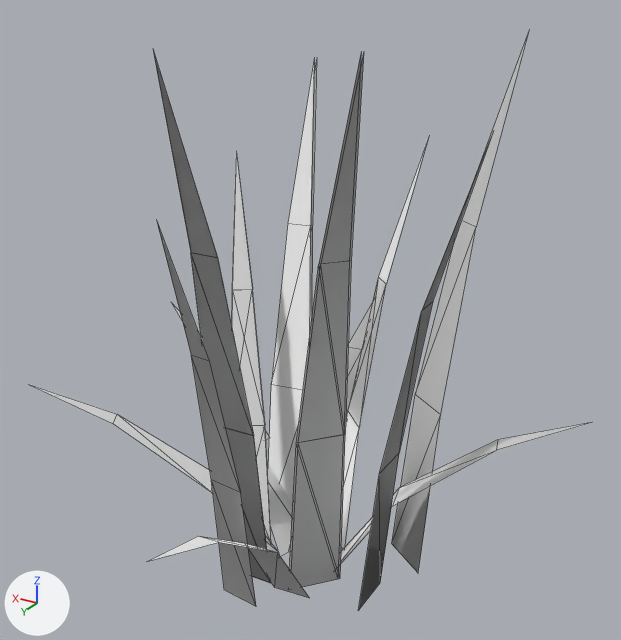
Before and after pictures for a commit that changed the OBJ model astro/3d_models/tall_grass/grass.obj.
Both versions are drawn from a camera (50 mm lens) standing at (-0.684, 1.124, 1.028) and looking at (0.002, -0.019, 0.457). Arrows for +X, +Y and +Z are at lower left; the lights stay in place. The older version comes first. Mesh edges are drawn as thin lines. Where no turn or scale is listed for an object, it has been applied to the vertices. Vertices at exactly the same position are counted once.

Names of what the first picture shows: 'Tall_Grass_Plane.003'.
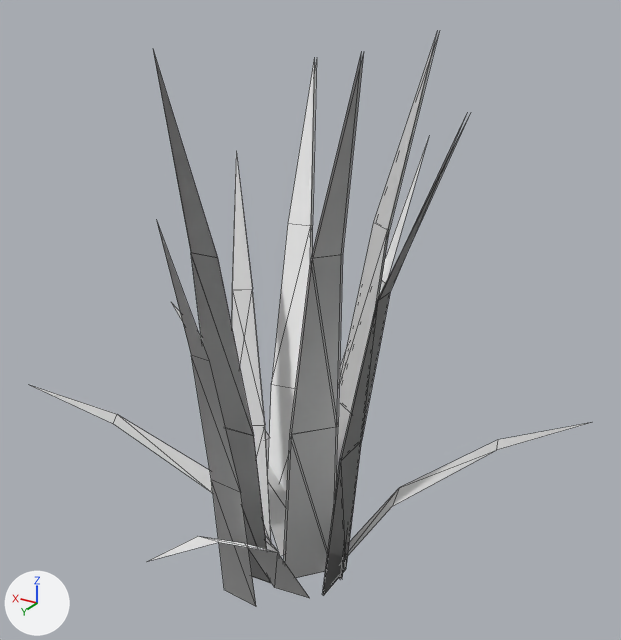
Commit message: astro: tall grass updates

Location of each change, [x1, y1, x2, y2] in pixels of the pictures (621 x 640 px; the box of a moved part takes in the faces that stretch with it):
'Tall_Grass_Plane.003', reshaped
    before: [33, 31, 592, 611]
    after: [33, 32, 592, 606]
part 1 of me_tall_grass_plane_003, moved or reshaped
    before: [392, 31, 529, 573]
    after: [341, 33, 439, 578]
part 2 of me_tall_grass_plane_003, added
    after: [336, 32, 437, 578]
part 3 of me_tall_grass_plane_003, rebuilt (7% wider)
    before: [358, 138, 491, 611]
    after: [323, 116, 466, 596]
part 4 of me_tall_grass_plane_003, cut back
    before: [290, 53, 364, 587]
    after: [284, 53, 467, 595]

What the commit changed:
me_tall_grass_plane_003 is used by ob_tall_grass_plane_003; location (0.0, 0.0, 0.0).
Verts and faces of me_tall_grass_plane_003; kept vertices keep their numbers, new ones are numbered from 119.
Before the commit, vertices of me_tall_grass_plane_003: 43 (-0.06, -0.019, -0.061) at pixel (338, 579), 44 (0.005, 0.056, -0.061) at pixel (288, 590), 45 (-0.112, 0.059, 0.605) at pixel (349, 261), 46 (-0.08, 0.007, 0.272) at pixel (343, 435), 47 (-0.025, 0.071, 0.272) at pixel (296, 443).
Before the commit, vertices of me_tall_grass_plane_003: 48 (-0.081, 0.096, 0.605) at pixel (318, 264), 78 (-0.061, -0.023, -0.061) at pixel (340, 578), 79 (0.003, 0.052, -0.061), 80 (-0.114, 0.056, 0.605) at pixel (351, 260), 81 (-0.081, 0.004, 0.272) at pixel (345, 434).
Before the commit, vertices of me_tall_grass_plane_003: 82 (-0.026, 0.068, 0.272) at pixel (298, 442), 83 (-0.083, 0.092, 0.605) at pixel (320, 264).
me_tall_grass_plane_003 had 119 vertices, 87 faces and spanned x -0.45..0.468, y -0.479..0.483, z -0.066..0.913.
me_tall_grass_plane_003 now has 133 vertices, 97 faces and spans x -0.45..0.468, y -0.479..0.483, z -0.066..0.913.
me_tall_grass_plane_003 part 1: the loose piece of 7 vertices spanning x -0.241..-0.099, y -0.291..-0.112, z -0.061..0.913 is moved by (0.116, 0.089, 0.0).
me_tall_grass_plane_003 part 2: the loose piece of 7 vertices spanning x -0.241..-0.099, y -0.291..-0.112, z -0.061..0.913 is copied, and the copy is moved by (0.118, 0.091, 0.0); it spans x -0.122..0.019, y -0.2..-0.02, z -0.061..0.913.
me_tall_grass_plane_003 part 3: the loose piece of 7 vertices spanning x -0.296..-0.135, y -0.044..0.044, z -0.054..0.806 is rebuilt with 7 vertices and now spans x -0.257..-0.062, y -0.045..0.042, z -0.054..0.826.
Part 4, on me_tall_grass_plane_003:
Vertices 43, 47, 48, 80, 83 move by (0.024, -0.017, 0.0).
Vertices 44, 79, 81, 82 move by (0.023, -0.017, 0.0).
Vertex 45 moves to (-0.089, 0.043, 0.605), pixel (340, 255).
Vertex 78 moves to (-0.038, -0.039, -0.061).
Vertex 46 moves to (-0.056, -0.009, 0.272), pixel (336, 427).
New vertex 119 is at (-0.262, 0.0, 0.827).
New vertex 120 is at (-0.059, -0.047, -0.054), pixel (345, 567).
New vertex 121 is at (-0.059, 0.04, -0.054), pixel (322, 594).
New vertex 122 is at (-0.14, -0.024, 0.534), pixel (389, 291).
New vertex 123 is at (-0.088, -0.04, 0.24).
New vertex 124 is at (-0.088, 0.034, 0.24), pixel (339, 459).
New vertex 125 is at (-0.14, 0.018, 0.534), pixel (377, 300).
New faces: (120, 124, 123), (119, 122, 125), (122, 123, 125), (120, 121, 124), (123, 124, 125).
